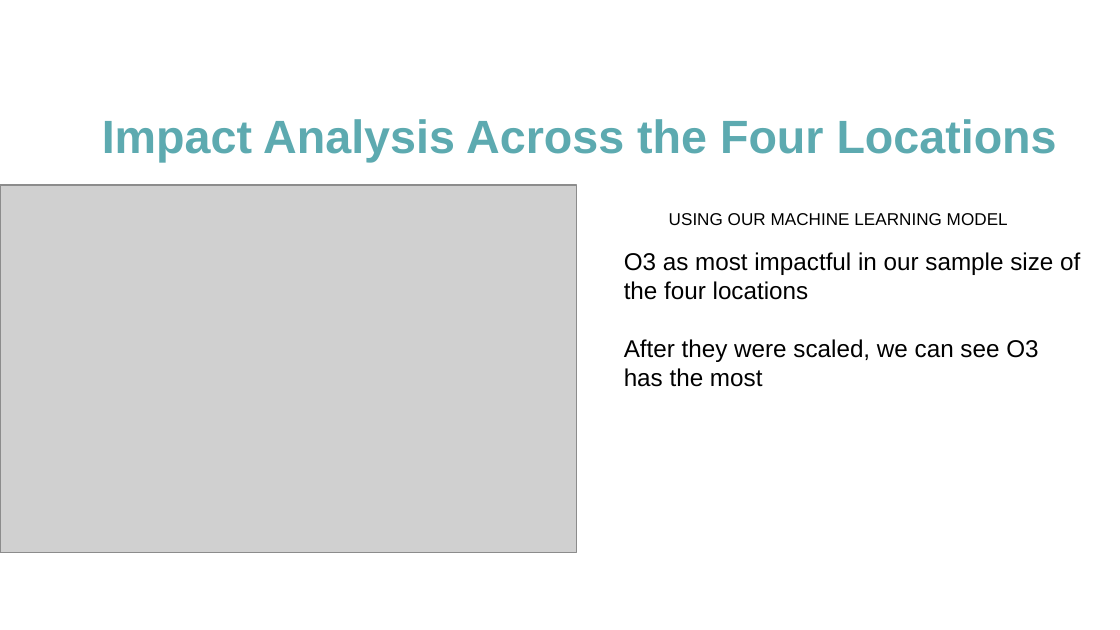
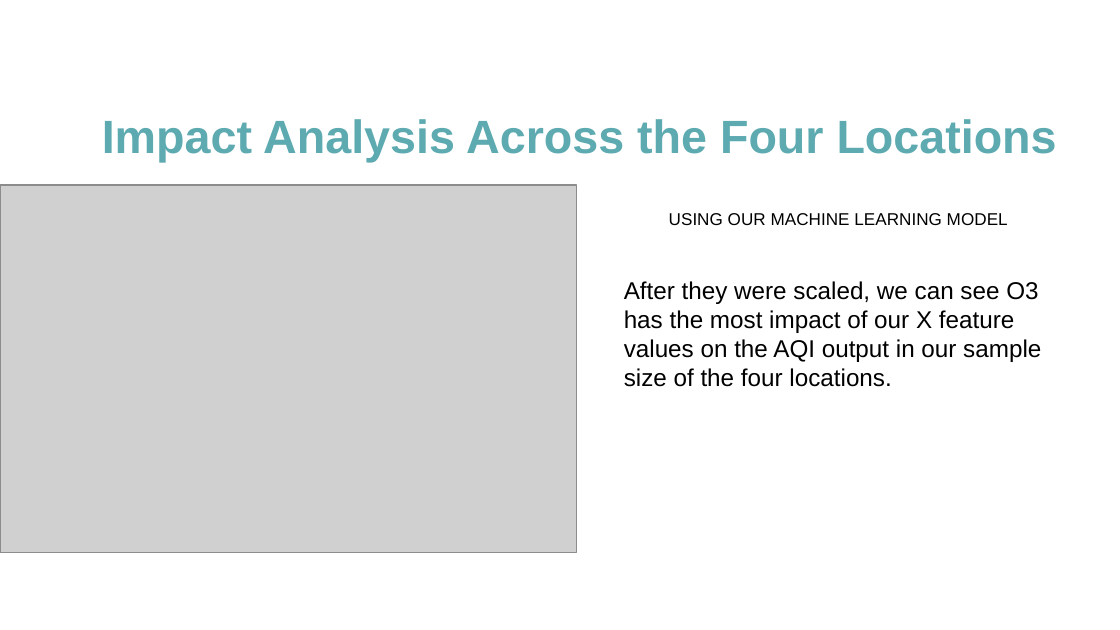
Before and after one commit to mereilly/AQI_Module_20_Final_Project, a slide deck: slide 11 of OpenWeather_AQI_Presentation_Final.pptx. Drawn at 1120x630 pixels with LibreOffice and Linux fonts; fonts in the diff are those of the drawing; grey boxes stand for pictures. Boxes give left, top, right and bottom in pixels: in the first picture for what was removed or moved away, otherwise in the second. Text is boxed around its words. In the diff, an @@ line names an element or a change of style, - is before the commit and + after.

```diff
--- a/OpenWeather_AQI_Presentation_Final.pptx
+++ b/OpenWeather_AQI_Presentation_Final.pptx
@@ text at [624, 281, 1041, 387]: text changed @@
-O3 as most impactful in our sample size of the four locations
-After they were scaled, we can see O3 has the most
+After they were scaled, we can see O3 has the most impact of our X feature values on the AQI output in our sample size of the four locations.
```
Also in this commit, not shown: 2 other slides changed, 4 other files.
